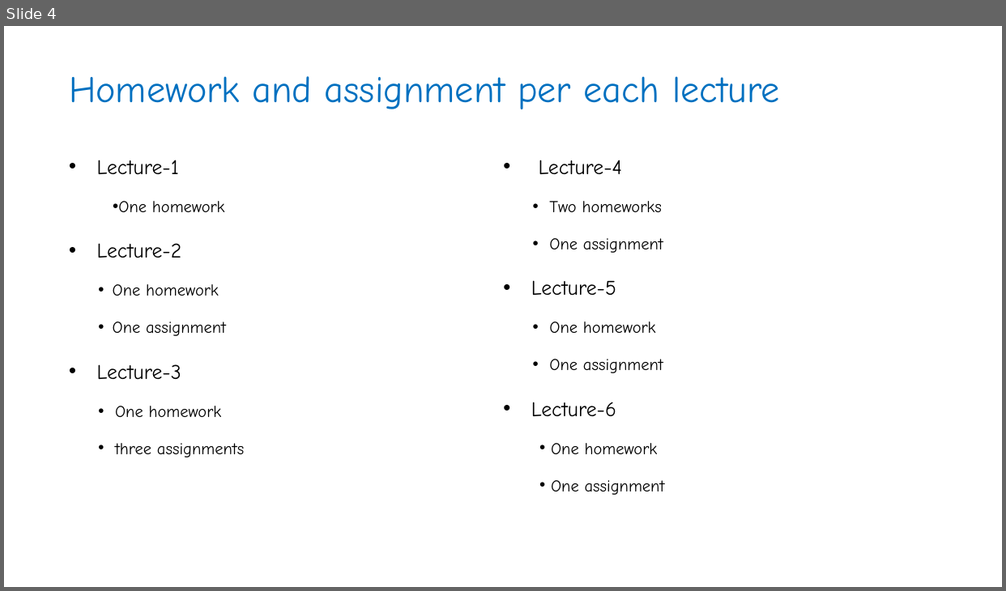
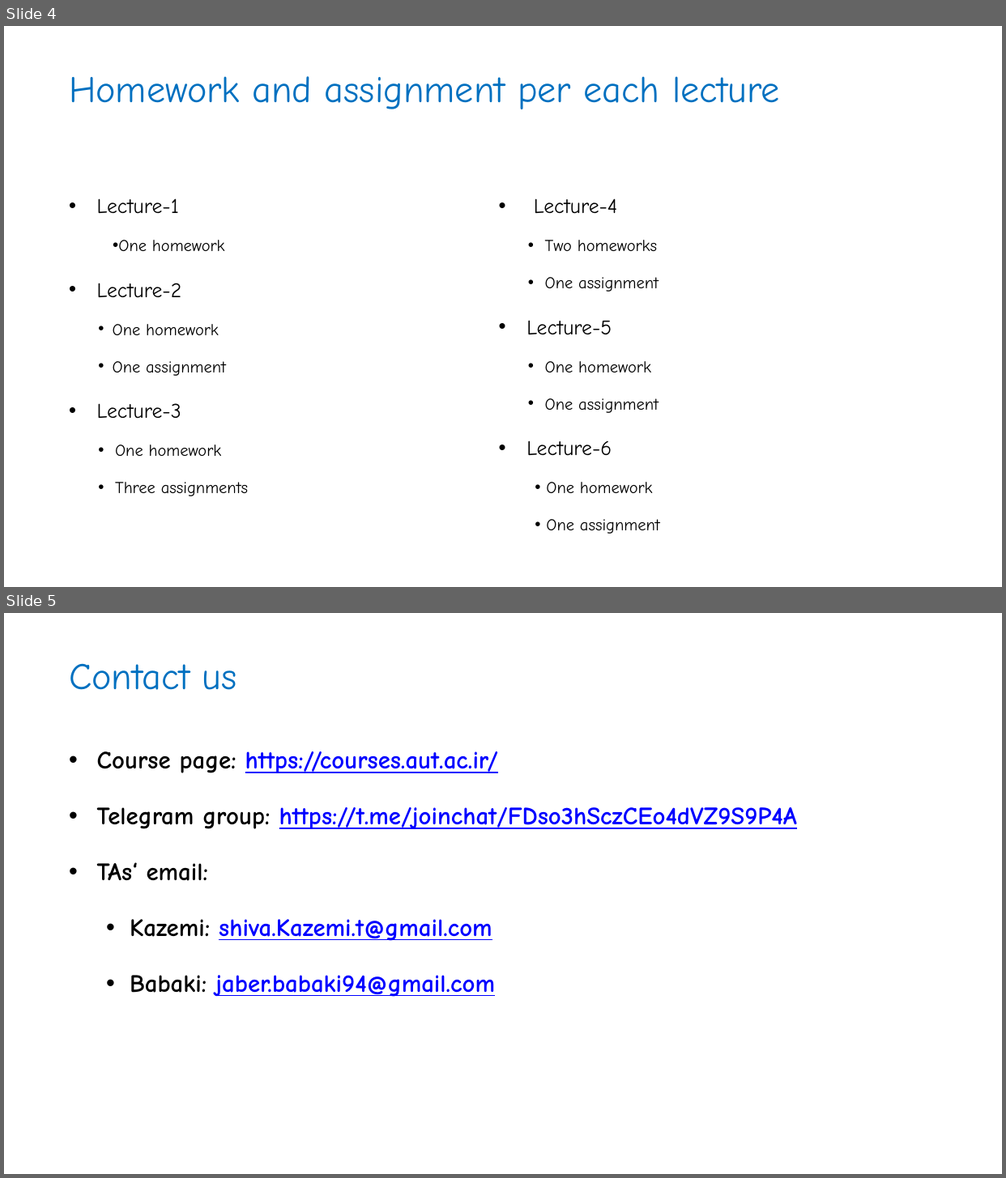
Before and after one commit to JaberBabaki/Introduction-to-IoT-Spring-2020, a slide deck: TA/TA.pptx. Shown one above the other, each under a label of ours: slide 4 before the commit, slides 4 and 5 after it. The pictures are 1006x591 and 1006x1178 pixels, drawn with LibreOffice and Linux fonts; fonts in the diff are those of the drawing; background and template pictures are left out. Boxes give left, top, right and bottom in pixels: in the first picture for what was removed or moved away, otherwise in the second. Text is boxed around its words. In the diff, an @@ line names an element or a change of style, - is before the commit and + after.

Commit message:
revised TA file and add telegram group
Former-commit-id: bd77bd242ba5d6b6b1082ab628f9c7c68e4c9719 [formerly c3efe963e2b03005109c8df2e09ff3773a01a093] [formerly 0dc6868595ba35ea44d50f1f1409dcd05853bf05 [formerly c014606f1bf58be5a53d0de272c268a3761d6477]]
Former-commit-id: 585afc00c11cf44f018c81ca5a503c3c3777c6da [formerly b311db821fd33c52e5fb328a5c534a0b1f6aa32e]
Former-commit-id: 01703d8b7a30901b0cb778b182637a103cfeacb5

```diff
--- a/TA/TA.pptx
+++ b/TA/TA.pptx
@@ slide 5 added at [4,613,1002,1174], background picture (left out) @@
@@ title added at [69,663,237,690], 36 pt, text #0070C0 @@
+Contact us
@@ text added at [97,752,797,997], 24 pt, text #0000FF, bold, underline @@
+• Course page: https://courses.aut.ac.ir/
+• Telegram group: https://t.me/joinchat/FDso3hSczCEo4dVZ9S9P4A
+• TAs‘ email:
+  • Kazemi: shiva.Kazemi.t@gmail.com
+  • Babaki: jaber.babaki94@gmail.com
@@ slide 4 changed as well @@
@@ text "Lecture-1": place and size @@
-text "Lecture-1" at [97,160,244,458]
+text "Lecture-1" at [97,199,248,497]
@@ text "Lecture-4": place and size @@
-text "Lecture-4" at [531,160,665,495]
+text "Lecture-4" at [526,199,660,534]
@@ text at [115,482,248,497]: text changed @@
-• three assignments
+• Three assignments
```
Also in this commit, not shown: 3 other slides changed, 1 other slide added, 1 slide removed, 1 other file.
